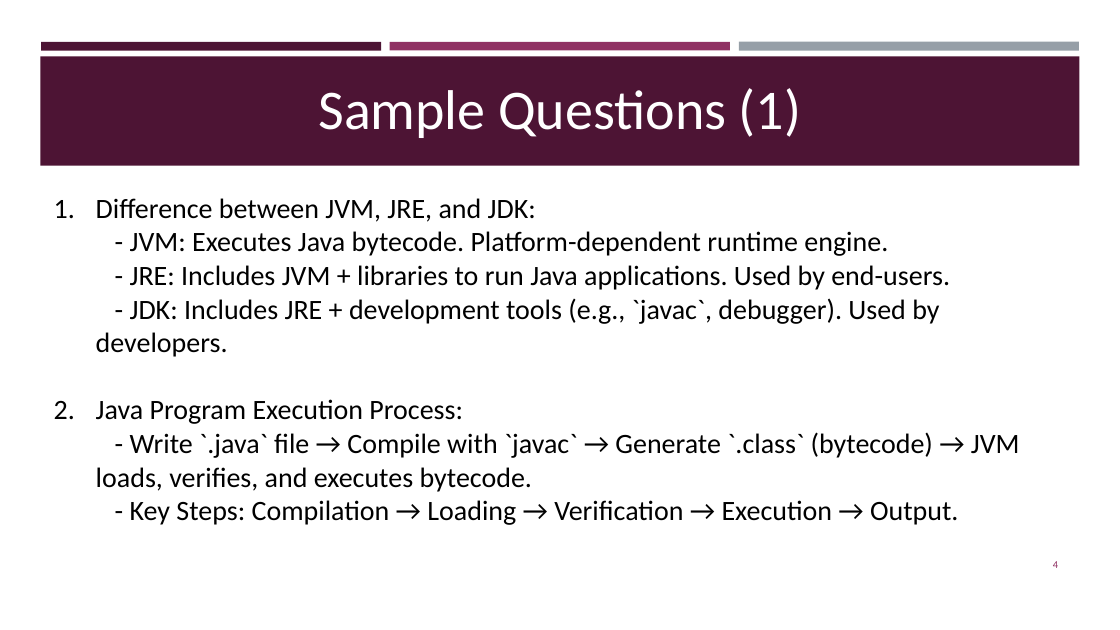
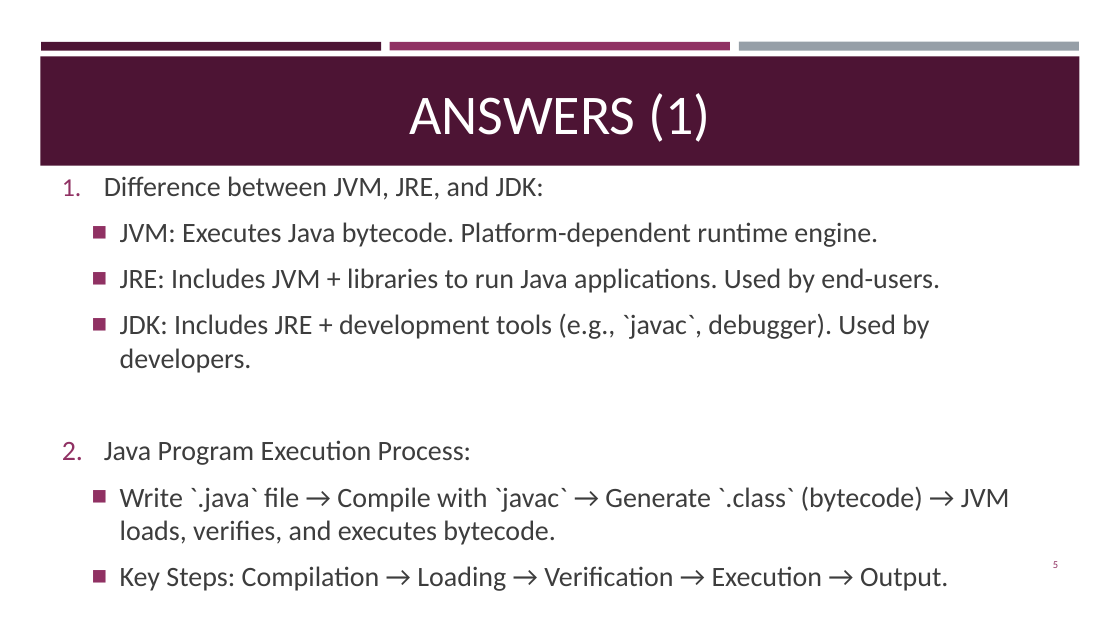
Before and after one commit to AUT-Programming/Java-Programming, a slide deck: slide 5 of Slides/ch1_BasicsAndObjects.pptx (slide 4 before the commit). Drawn at 1120x630 pixels with LibreOffice and Linux fonts; fonts in the diff are those of the drawing. Boxes give left, top, right and bottom in pixels: in the first picture for what was removed or moved away, otherwise in the second. Text is boxed around its words. In the diff, an @@ line names an element or a change of style, - is before the commit and + after.

Commit message:
ch1 - 2

```diff
--- a/Slides/ch1_BasicsAndObjects.pptx
+++ b/Slides/ch1_BasicsAndObjects.pptx
@@ text removed at [318, 88, 801, 138] @@
-Sample Questions (1)
@@ title added at [409, 93, 710, 142], 48 pt, text #FFFFFF @@
+ANSWERS (1)
@@ text "Difference between JVM, JRE, and ...": place and size @@
-text "Difference between JVM, JRE, and ..." at [54, 198, 1020, 525]
+text "Difference between JVM, JRE, and ..." at [62, 176, 1010, 591]
@@ text "Difference between JVM, JRE, and ..." at [62, 176, 1010, 591]: vertical alignment top to middle @@
@@ text at [62, 176, 544, 465]: text colour #000000 to #3D3D3D in "Difference between JVM, JRE, and JDK:", "Java Program Execution Process:"; text colour #000000 to #903163 in "2."; more space between paragraphs @@
@@ text at [120, 222, 940, 373]: text changed; text colour #000000 to #3D3D3D @@
-  - JVM: Executes Java bytecode. Platform-dependent runtime engine.
-  - JRE: Includes JVM + libraries to run Java applications. Used by end-users.
-  - JDK: Includes JRE + development tools (e.g., `javac`, debugger). Used by developers.
+  ■ JVM: Executes Java bytecode. Platform-dependent runtime engine.
+  ■ JRE: Includes JVM + libraries to run Java applications. Used by end-users.
+  ■ JDK: Includes JRE + development tools (e.g., `javac`, debugger). Used by developers.
@@ text at [120, 486, 1010, 591]: text changed; text colour #000000 to #3D3D3D @@
-  - Write `.java` file → Compile with `javac` → Generate `.class` (bytecode) → JVM loads, verifies, and executes bytecode.
-  - Key Steps: Compilation → Loading → Verification → Execution → Output.
+  ■ Write `.java` file → Compile with `javac` → Generate `.class` (bytecode) → JVM loads, verifies, and executes bytecode.
+  ■ Key Steps: Compilation → Loading → Verification → Execution → Output.
@@ page number at [1053, 561, 1058, 568]: text changed @@
-4
+5
```
Also in this commit, not shown: 1 slide added, 1 slide removed.
